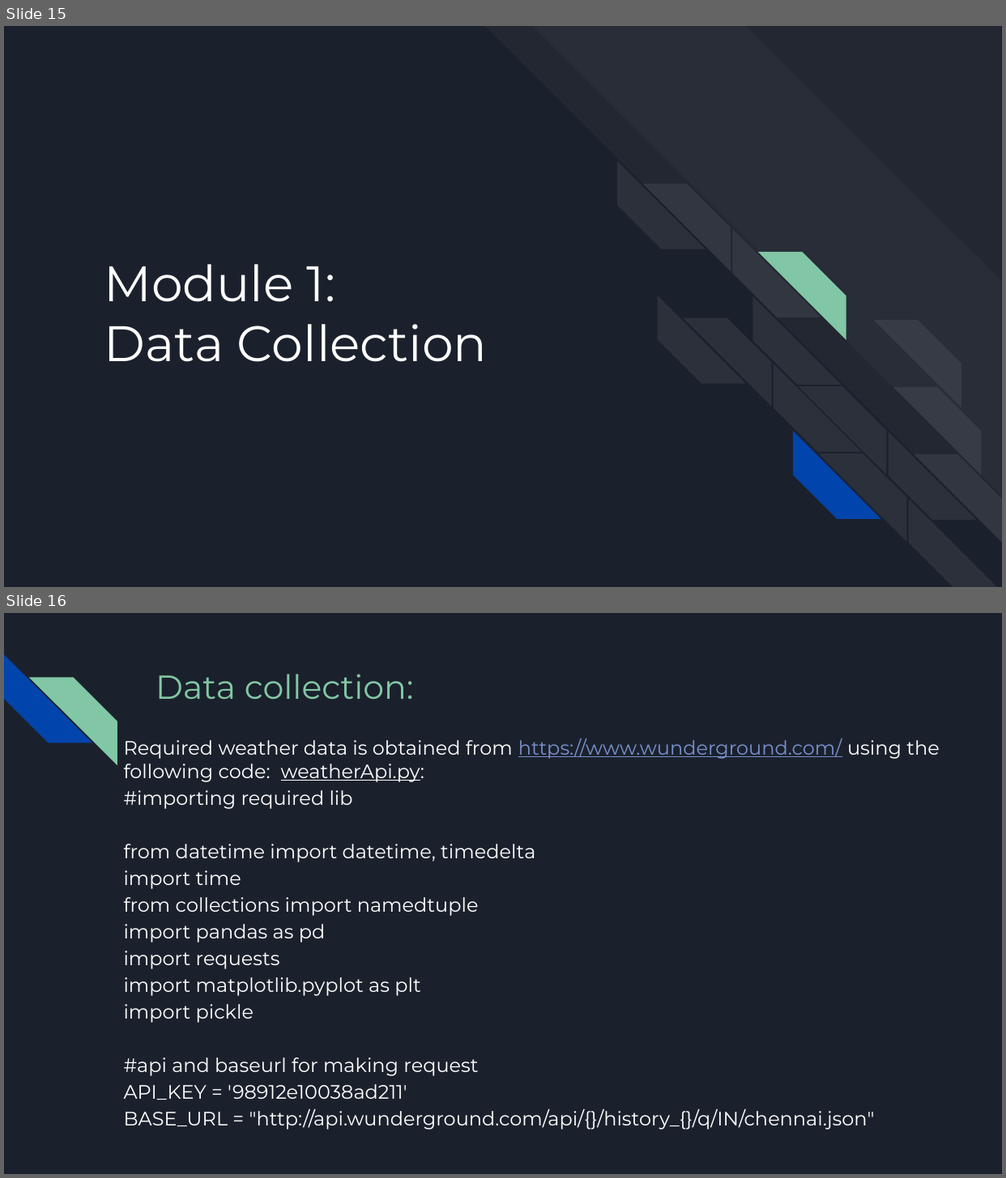
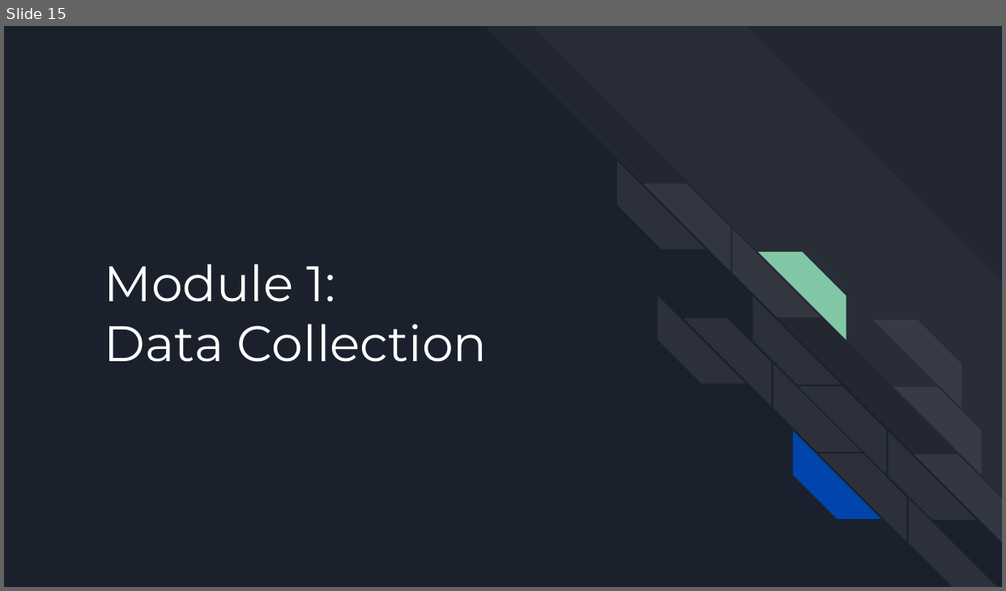
Before and after one commit to NavaneethVijay/vtuproject, a slide deck: PPT/Phase-I-Seminar.pptx. Shown one above the other, each under a label of ours: slides 15 and 16 before the commit, slide 15 after it. The pictures are 1006x1178 and 1006x591 pixels, drawn with LibreOffice and Linux fonts; fonts in the diff are those of the drawing. Boxes give left, top, right and bottom in pixels: in the first picture for what was removed or moved away, otherwise in the second. Text is boxed around its words. In the diff, an @@ line names an element or a change of style, - is before the commit and + after.

```diff
--- a/PPT/Phase-I-Seminar.pptx
+++ b/PPT/Phase-I-Seminar.pptx
@@ slide 16 removed at <box>4,613,1002,1174</box>, background #1B212C @@
@@ diag stripe removed at <box>4,655,91,743</box> @@
@@ diag stripe removed at <box>29,677,117,764</box> @@
@@ title removed at <box>155,674,414,699</box> @@
-Data collection:
@@ text removed at <box>124,739,939,1130</box> @@
-Required weather data is obtained from https://www.wunderground.com/ using the following code: weatherApi.py:
-#importing required lib
-from datetime import datetime, timedelta
-import time
-from collections import namedtuple
-import pandas as pd
-import requests
-import matplotlib.pyplot as plt
-import pickle
-#api and baseurl for making request
-API_KEY = '98912e10038ad211'
-BASE_URL = "http://api.wunderground.com/api/{}/history_{}/q/IN/chennai.json"
```
Also in this commit, not shown: 7 slides changed, 5 slides added, 17 other slides removed.
